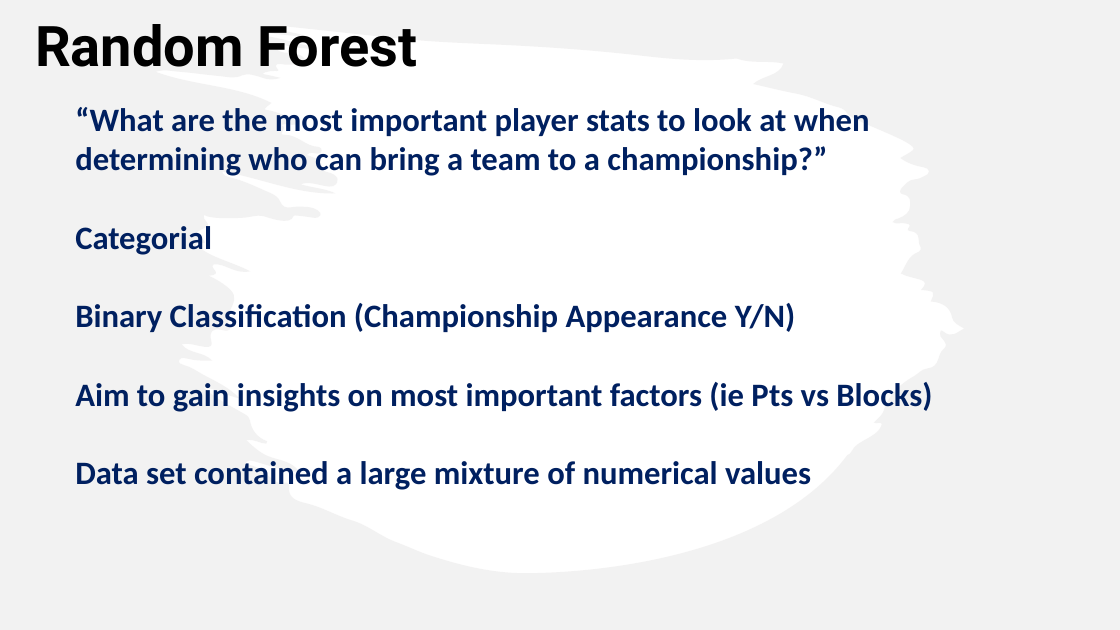
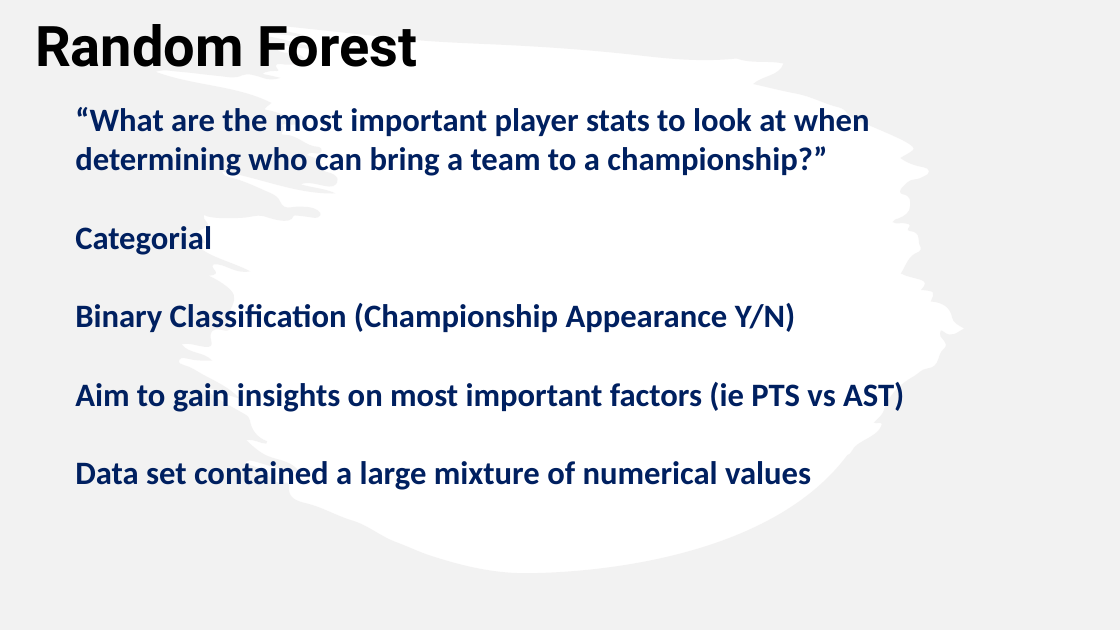
Before and after one commit to caitbeatty/nba_machine_learning, a slide deck: slide 5 of NBAPresentation.pptx. Drawn at 1120x630 pixels with LibreOffice and Linux fonts; fonts in the diff are those of the drawing. Boxes give left, top, right and bottom in pixels: in the first picture for what was removed or moved away, otherwise in the second. Text is boxed around its words. In the diff, an @@ line names an element or a change of style, - is before the commit and + after.

```diff
--- a/NBAPresentation.pptx
+++ b/NBAPresentation.pptx
@@ text at <box>75,382,904,412</box>: text changed @@
-Aim to gain insights on most important factors (ie Pts vs Blocks)
+Aim to gain insights on most important factors (ie PTS vs AST)
```
Also in this commit, not shown: 3 other slides changed.
